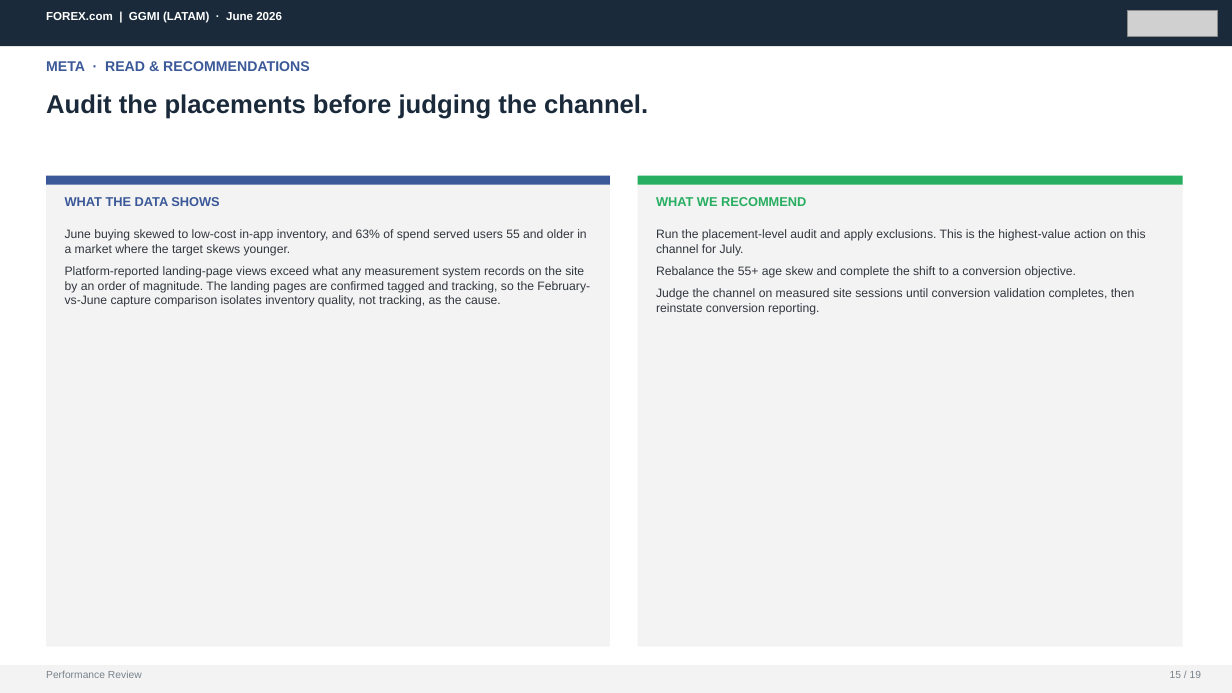
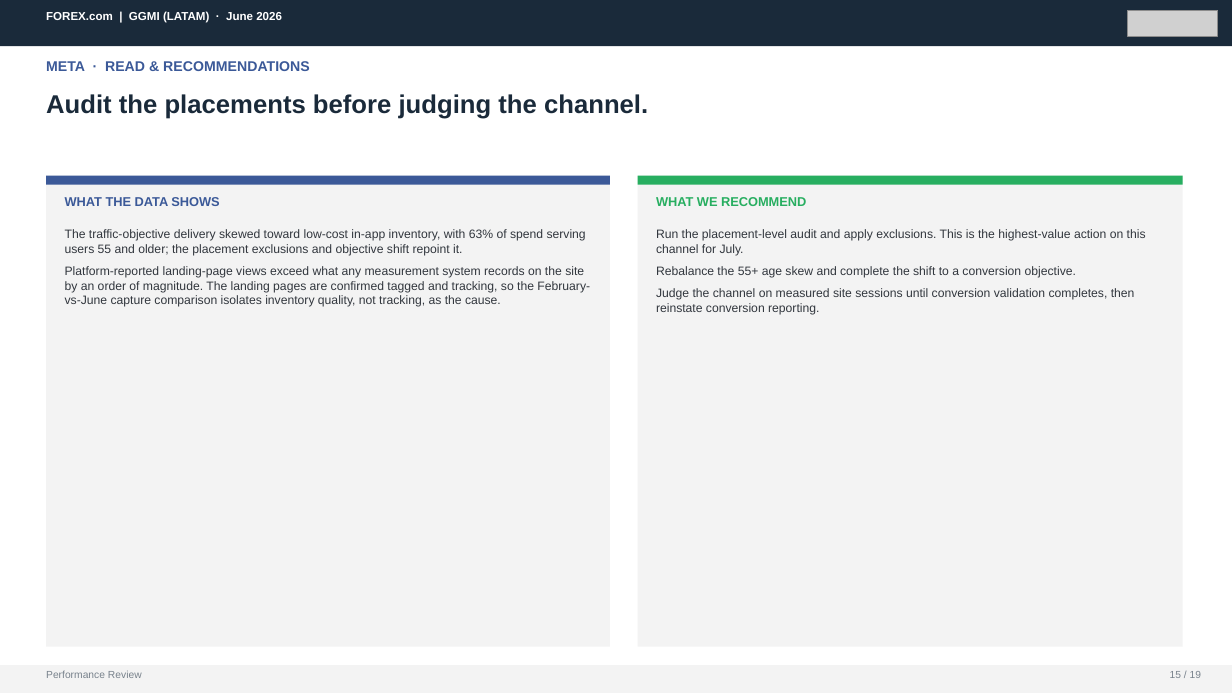
Before and after one commit to hablapro/brlvnt-reporting-hub, a slide deck: slide 15 of report-client-decks/06. GGMI_LATAM_June_2026_Performance_Review.pptx. Drawn at 1232x693 pixels with LibreOffice and Linux fonts; fonts in the diff are those of the drawing; grey boxes stand for pictures. Boxes give left, top, right and bottom in pixels: in the first picture for what was removed or moved away, otherwise in the second. Text is boxed around its words. In the diff, an @@ line names an element or a change of style, - is before the commit and + after.

```diff
--- a/report-client-decks/06. GGMI_LATAM_June_2026_Performance_Review.pptx
+++ b/report-client-decks/06. GGMI_LATAM_June_2026_Performance_Review.pptx
@@ text at [65, 229, 586, 256]: text changed @@
-June buying skewed to low-cost in-app inventory, and 63% of spend served users 55 and older in a market where the target skews younger.
+The traffic-objective delivery skewed toward low-cost in-app inventory, with 63% of spend serving users 55 and older; the placement exclusions and objective shift repoint it.
```
Also in this commit, not shown: 5 other slides changed.
